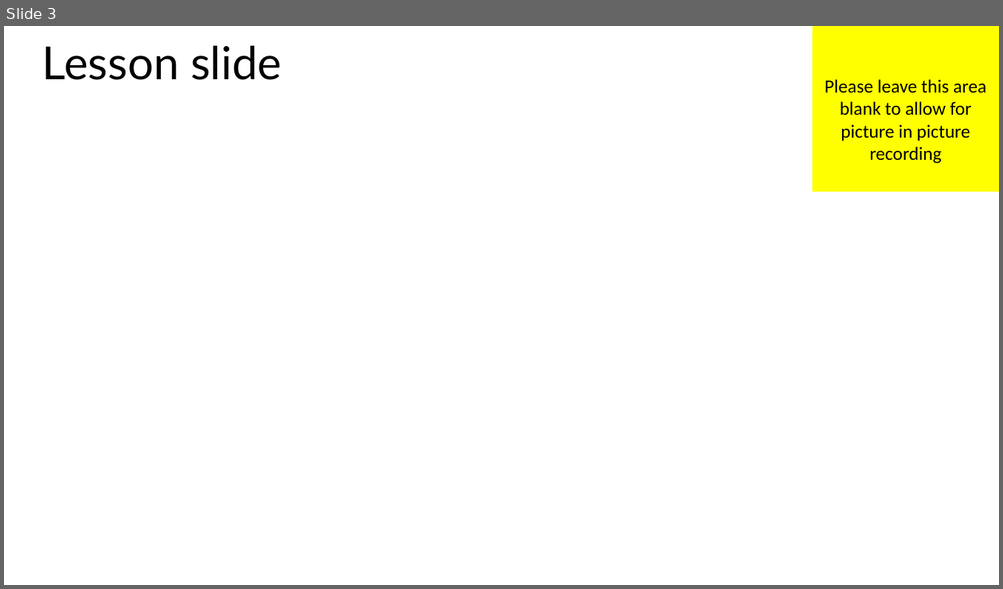
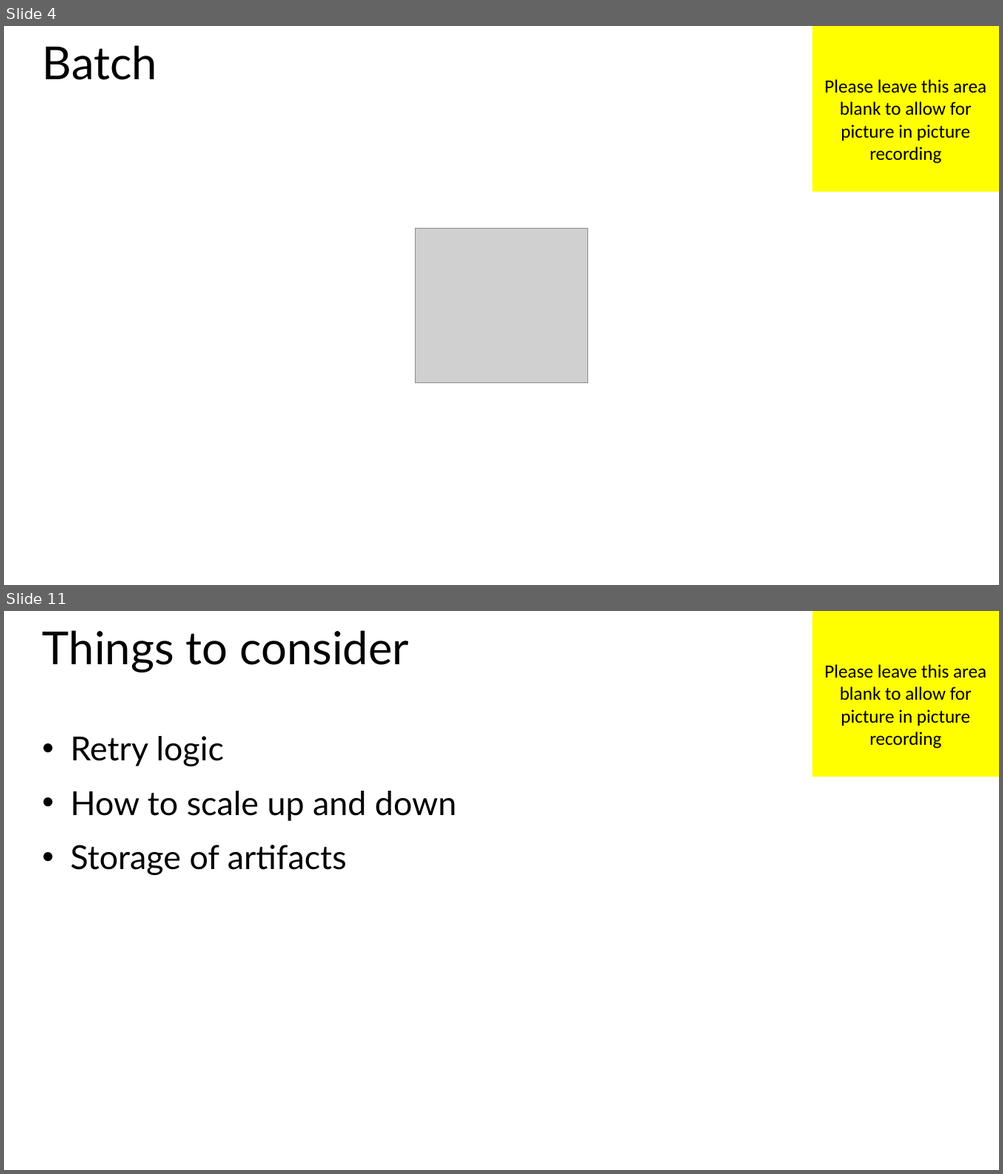
Before and after one commit to MisterJames/AzureImageProcessing, a slide deck: Presentation Materials/MVA-ApplicationsOnAzure-04.pptx. Shown one above the other, each under a label of ours: slide 3 before the commit, slides 4 and 11 after it; the slides between them are not shown. The pictures are 1003x589 and 1003x1174 pixels, drawn with LibreOffice and Linux fonts; fonts in the diff are those of the drawing; grey boxes stand for pictures. Boxes give left, top, right and bottom in pixels: in the first picture for what was removed or moved away, otherwise in the second. Text is boxed around its words. In the diff, an @@ line names an element or a change of style, - is before the commit and + after.

Commit message:
Move files about like a ... a thing that moves files

```diff
--- a/Presentation Materials/MVA-ApplicationsOnAzure-04.pptx
+++ b/Presentation Materials/MVA-ApplicationsOnAzure-04.pptx
@@ slide 11 added at <box>4,611,999,1170</box>, background #FFFFFF @@
@@ title added at <box>42,630,409,673</box>, 44 pt, text #000000 @@
+Things to consider
@@ rectangle added at <box>812,611,999,777</box>, fill #FFFF00, 18 pt, text #000000 @@
+Please leave this area blank to allow for picture in picture recording
@@ text added at <box>71,736,456,876</box>, 32 pt, text #000000 @@
+• Retry logic
+• How to scale up and down
+• Storage of artifacts
@@ what was slide 3 is now slide 4 @@
@@ slide 4 changed as well @@
@@ title at <box>42,45,157,80</box>: text changed @@
-Lesson slide
+Batch
@@ picture added at <box>415,228,586,383</box> @@
```
Also in this commit, not shown: 1 other slide changed, 14 other slides added, 1 slide removed, 33 other files.
